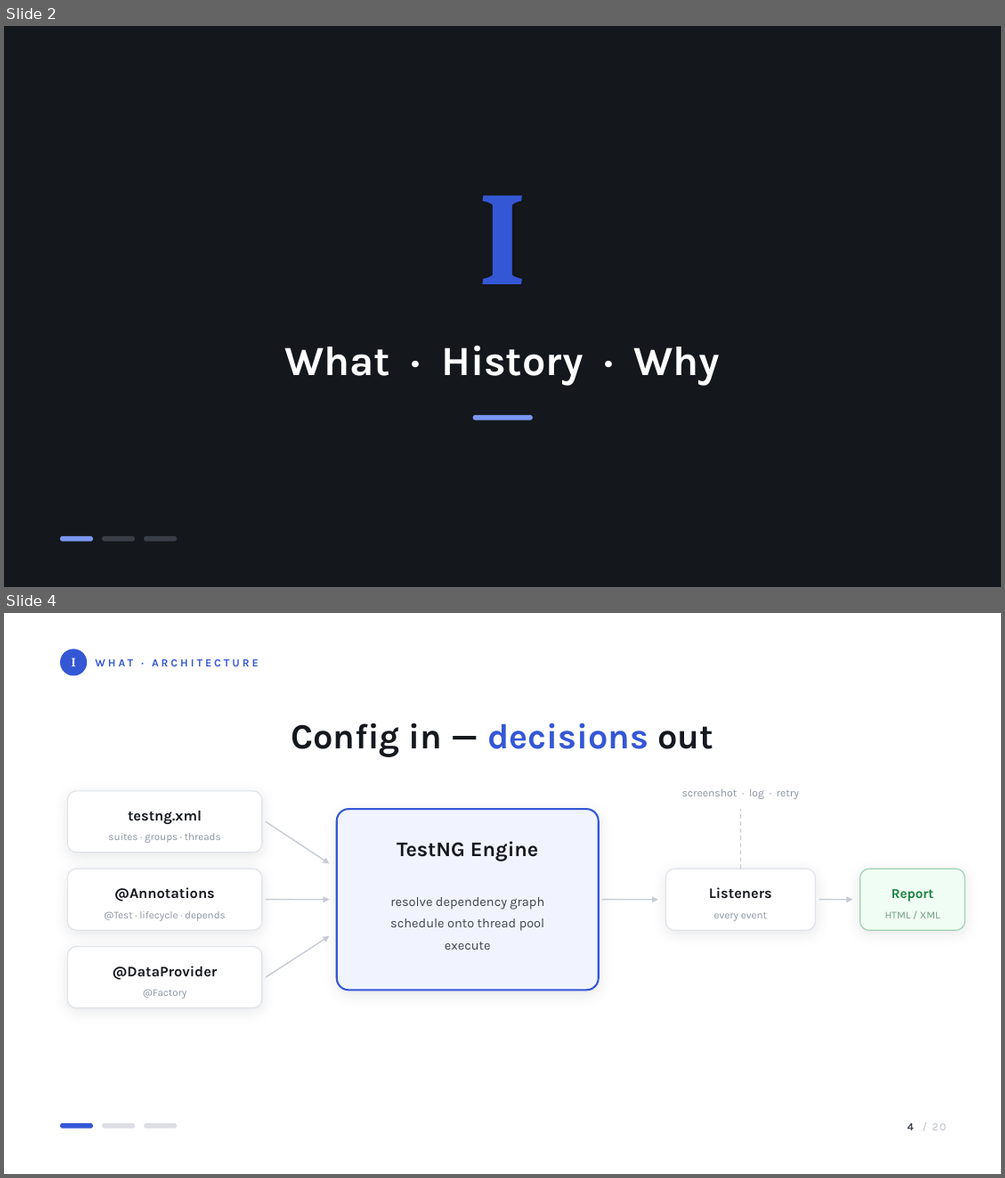
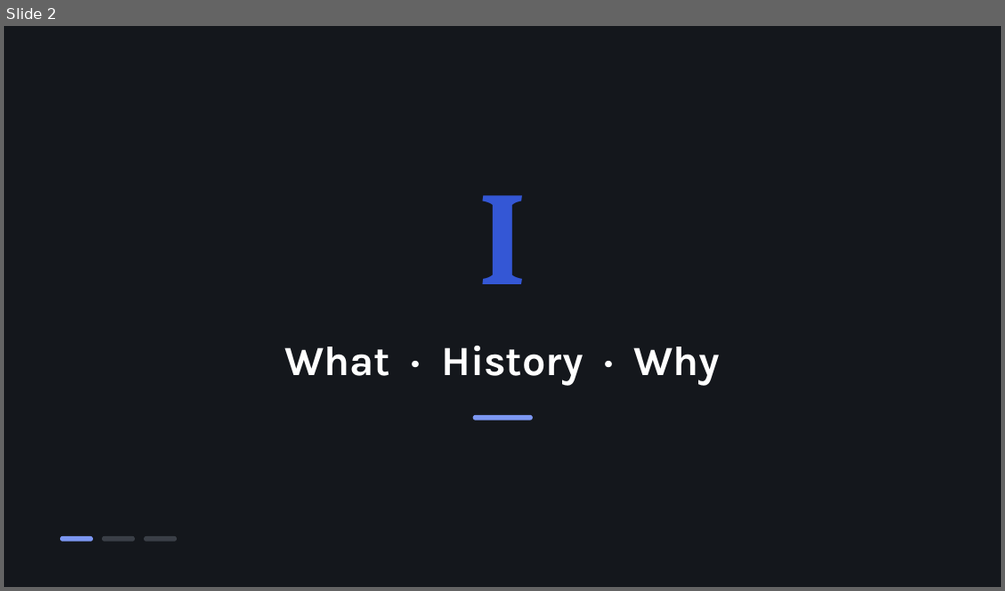
Before and after one commit to facingshootingstar/SWT-TestNG, a slide deck: TestNG.pptx. Shown one above the other, each under a label of ours: slides 2 and 4 before the commit, slide 2 after it; the slides between them are not shown. The pictures are 1005x1178 and 1005x591 pixels, drawn with LibreOffice and Linux fonts; fonts in the diff are those of the drawing. Boxes give left, top, right and bottom in pixels: in the first picture for what was removed or moved away, otherwise in the second. Text is boxed around its words. In the diff, an @@ line names an element or a change of style, - is before the commit and + after.

Commit message:
Add architecture modules and Data/Control pro slides
Rewrite the architecture slide as five named modules and
add deep-dives for Data and Control so all four pros
get a slide. Deck is now 22 slides.

```diff
--- a/TestNG.pptx
+++ b/TestNG.pptx
@@ slide 4 removed at [4, 613, 1001, 1174], background #FFFFFF @@
@@ ellipse removed at [60, 649, 87, 676] @@
@@ text removed at [72, 657, 76, 666] @@
-I
@@ text removed at [95, 659, 259, 666] @@
-WHAT · ARCHITECTURE
@@ text removed at [291, 722, 714, 757] @@
-Config in — decisions out
@@ rounded rectangle removed at [67, 791, 262, 852] @@
@@ text removed at [682, 789, 799, 799] @@
-screenshot · log · retry
@@ text removed at [128, 810, 202, 824] @@
-testng.xml
@@ arrow removed from (266, 821) to (329, 863) @@
@@ rounded rectangle removed at [337, 809, 599, 989] @@
@@ line removed from (741, 868) to (741, 809) @@
@@ text removed at [108, 833, 221, 843] @@
-suites · groups · threads
@@ text removed at [396, 841, 538, 861] @@
-TestNG Engine
@@ rounded rectangle removed at [67, 868, 262, 930] @@
@@ rounded rectangle removed at [666, 868, 816, 930] @@
@@ rounded rectangle removed at [860, 868, 965, 930] @@
@@ text removed at [114, 887, 215, 901] @@
-@Annotations
@@ arrow removed from (266, 900) to (329, 900) @@
@@ text removed at [390, 897, 544, 949] @@
-resolve dependency graph
-schedule onto thread pool
-execute
@@ arrow removed from (602, 900) to (658, 900) @@
@@ text removed at [709, 887, 772, 899] @@
-Listeners
@@ arrow removed from (819, 900) to (853, 900) @@
@@ text removed at [891, 889, 933, 901] @@
-Report
@@ text removed at [104, 911, 226, 921] @@
-@Test · lifecycle · depends
@@ text removed at [714, 912, 767, 921] @@
-every event
@@ text removed at [885, 911, 940, 918] @@
-HTML / XML
@@ rounded rectangle removed at [67, 947, 262, 1008] @@
@@ arrow removed from (266, 977) to (329, 936) @@
@@ text removed at [113, 965, 218, 980] @@
-@DataProvider
@@ text removed at [143, 989, 186, 998] @@
-@Factory
@@ rounded rectangle removed at [60, 1123, 93, 1128] @@
@@ rounded rectangle removed at [102, 1123, 135, 1128] @@
@@ rounded rectangle removed at [144, 1123, 177, 1128] @@
@@ text removed at [907, 1123, 947, 1130] @@
-4 / 20
```
Also in this commit, not shown: 15 slides changed, 3 slides added, 6 other files.
